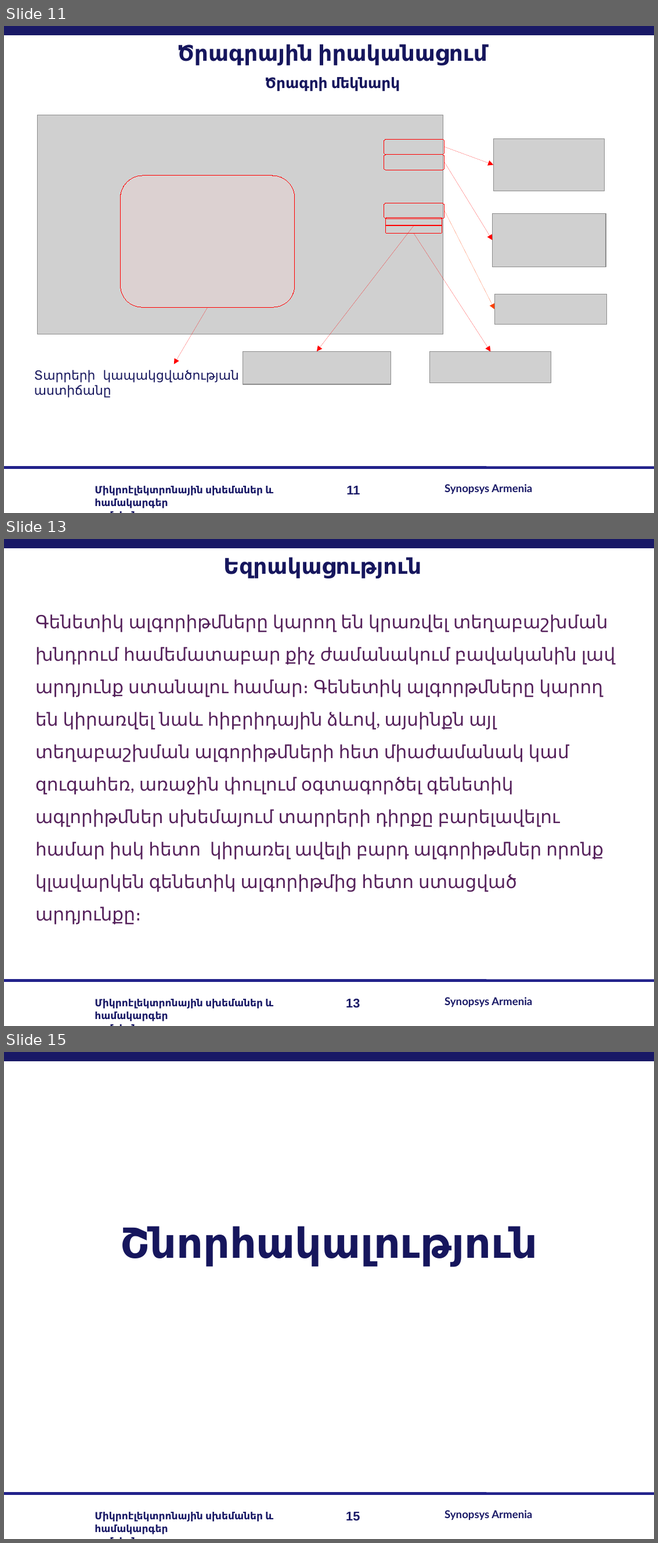
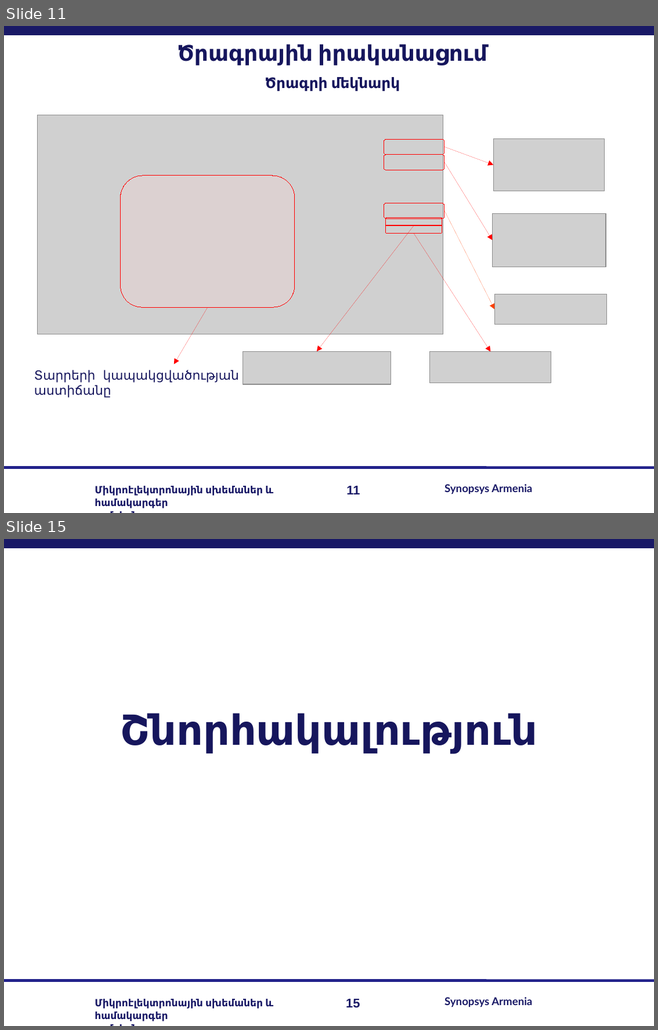
Before and after one commit to lomikist/diploma, a slide deck: reserches/հիմնական/Arman Sargsyan.odp. Shown one above the other, each under a label of ours: slides 11, 13 and 15 before the commit, slides 11 and 15 after it; the slides between them are not shown. The pictures are 658x1543 and 658x1030 pixels, drawn with LibreOffice and Linux fonts; fonts in the diff are those of the drawing; grey boxes stand for pictures; background and template pictures are left out. Boxes give left, top, right and bottom in pixels: in the first picture for what was removed or moved away, otherwise in the second. Text is boxed around its words. In the diff, an @@ line names an element or a change of style, - is before the commit and + after.

```diff
--- a/reserches/հիմնական/Arman Sargsyan.odp
+++ b/reserches/հիմնական/Arman Sargsyan.odp
@@ slide 13 removed at [4, 539, 654, 1026], background #FFFFFF; not listed: 5 template elements that a slide beside it also shows @@
@@ text removed at [223, 557, 421, 578] @@
-Եզրակացություն
@@ text removed at [35, 614, 615, 924] @@
-Գենետիկ ալգորիթմները կարող են կրառվել տեղաբաշխման խնդրում համեմատաբար քիչ ժամանակում բավականին լավ արդյունք ստանալու համար։ Գենետիկ ալգորթմները կարող են կիրառվել նաև հիբրիդային ձևով, այսինքն այլ տեղաբաշխման ալգորիթմների հետ միաժամանակ կամ զուգահեռ, առաջին փուլում օգտագործել գենետիկ ագլորիթմներ սխեմայում տարրերի դիրքը բարելավելու համար իսկ հետո կիրառել ավելի բարդ ալգորիթմներ որոնք կլավարկեն գենետիկ ալգորիթմից հետո ստացված արդյունքը։
```
Also in this commit, not shown: 9 slides changed, 1 slide added, 4 other files.
